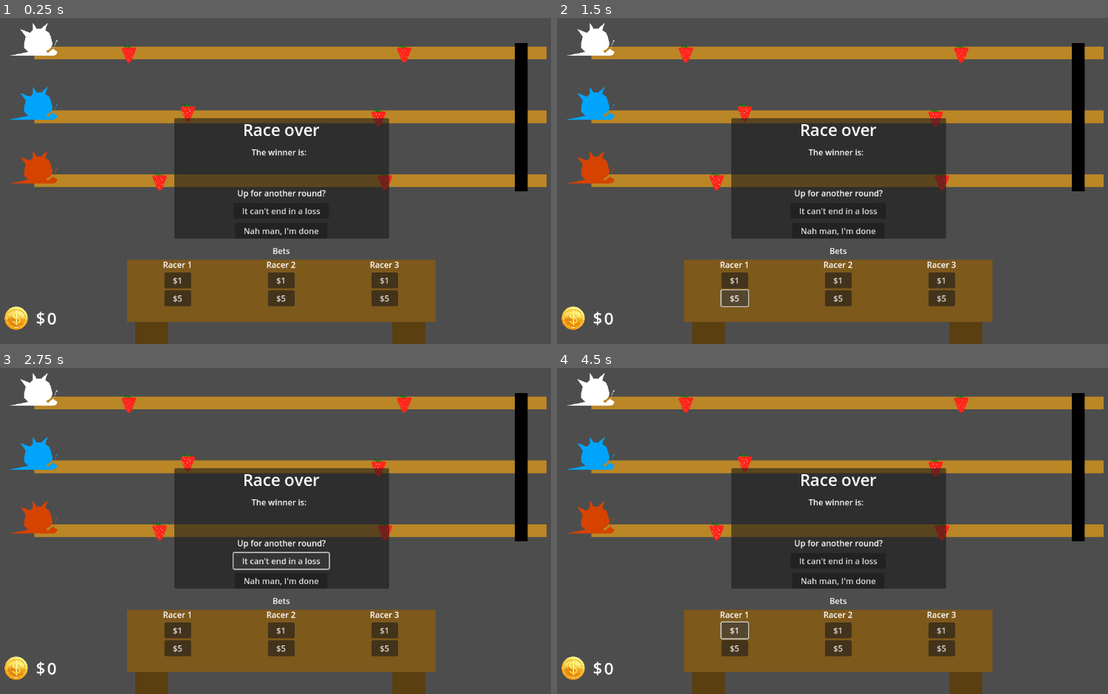
Above: before the commit, frames 1-4 (two rows, left to right).
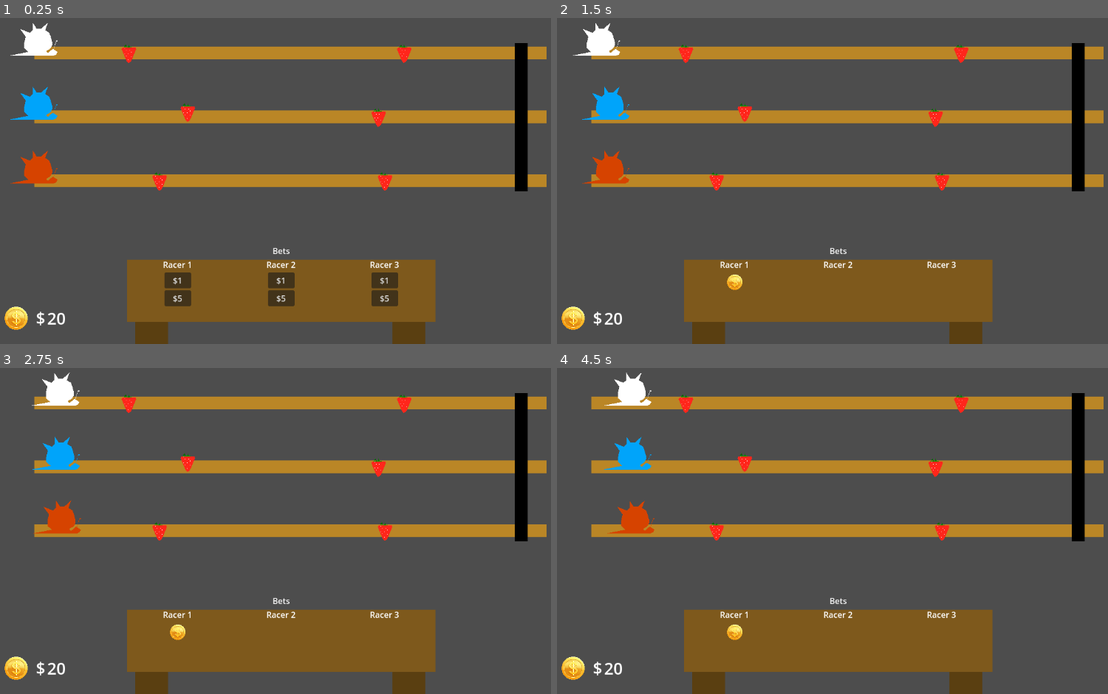
Above: after the commit, the same moments.

Repository: pradoh97/snail-race
Game: Godot game, scene res://level.tscn
Two runs of this game, one before a commit and one after it. Both use one fixed random seed, a clock stepped at 60 frames per second and the inputs below.
Inputs (mouse positions are in pixels of both pictures, inside the frame that each line leads up to):
- Up to frame 1 (0.25 s): no input
- Up to frame 2 (1.5 s): click "$1" at 0.5 s; click (733, 298) at 1.25 s, where only the run before the commit has a clickable "$5"
- Up to frame 3 (2.75 s): click (281, 560) at 2 s, where only the run before the commit has a clickable "It can't end in a loss"
- Up to frame 4 (4.5 s): click (838, 579) at 2.75 s, where only the run before the commit has a clickable "Nah man, I'm done"; click (838, 579) at 3.5 s, where only the run before the commit has a clickable "Nah man, I'm done"; click (733, 628) at 4.25 s, where only the run before the commit has a clickable "$1"

The runs differ from the first frame. In frame 1, 14% of the frame differs, in the area x 8-71%, y 30-95%; in frame 2, 17%; in frame 3, 17%; in frame 4, 18%, in the area x 1-73%, y 1-95%.
Error before the commit: Invalid access to property or key 'pressed' on a base object of type 'null instance'. (res://ui.gd:6)

Commit message:
Add money

Diff:
--- a/ui.gd
+++ b/ui.gd
@@ -1,28 +1,83 @@
 extends CanvasLayer
+class_name UI
+
+signal restart_pressed
+
+var last_bet = {
+	"texture": null,
+	"money": 0,
+	"racer": 0
+}
 
 func _ready():
+	%CurrentMoney.text = str(Globals.money)
+	$GameOver.visible = false
+
 	for container in %BetSpace.get_children():
-		var button: Button = container.get_node("Button")
-		button.pressed.connect(func():
+		var small_button: Button = container.get_node("SmallBetButton")
+
+		small_button.pressed.connect(func():
+			last_bet.texture = small_button.get_parent().get_node("SmallBet")
+			last_bet.texture.visible = true
+			last_bet.money = 1
+			last_bet.racer = container.get_node("Racer").text[-1]
+			small_button.visible = false
 			start_race()
-			var bet_scene: Control = preload("res://bets/medium_bet.tscn").instantiate()
-			bet_scene.position = button.position
-			bet_scene.position += button.size/2
-			bet_scene.offset_left = button.offset_left
-			bet_scene.offset_top = button.offset_top
-			bet_scene.offset_right = button.offset_right
-			bet_scene.offset_bottom = button.offset_bottom
-
-			%Table.add_child(bet_scene)
+		)
+		var large_button: Button = container.get_node("LargeBetButton")
+		large_button.pressed.connect(func():
+			last_bet.texture = large_button.get_parent().get_node("LargeBet")
+			last_bet.money = 5
+			last_bet.texture.visible = true
+			last_bet.racer = container.get_node("Racer").text[-1]
+			large_button.visible = false
+			start_race()
 		)
 
 func start_race():
+	$GameOver.visible = false
 	get_parent().start_race()
-
 	hide_bet_options()
 
 func hide_bet_options():
 	for container in %BetSpace.get_children():
-		var button: Button = container.get_node("Button")
-		button.disabled = true
-		button.visible = false
+		var small_button: Button = container.get_node("SmallBetButton")
+		var large_button: Button = container.get_node("LargeBetButton")
+
+		small_button.disabled = true
+		large_button.disabled = true
+		small_button.visible = false
+		large_button.visible = false
+
+func show_bet_options():
+	for container in %BetSpace.get_children():
+		var small_button: Button = container.get_node("SmallBetButton")
+		var large_button: Button = container.get_node("LargeBetButton")
+
+		small_button.disabled = false
+		large_button.disabled = false
+		small_button.visible = true
+		large_button.visible = true
+		last_bet.texture.visible = false
+
+func race_over(winner: String):
+	$GameOver.visible = true
+	%Winner.text = winner
+	if winner == last_bet.racer:
+		%MoneyResult.text = "You won +$"
+		Globals.money += last_bet.money
+	else:
+		%MoneyResult.text = "You lost -$"
+		Globals.money -= last_bet.money
+	%MoneyResult.text +=  str(last_bet.money)
+	%CurrentMoney.text = str(Globals.money)
+
+
+func _on_quit_pressed():
+	get_tree().quit()
+
+
+func _on_restart_pressed():
+	$GameOver.visible = false
+	show_bet_options()
+	restart_pressed.emit()
